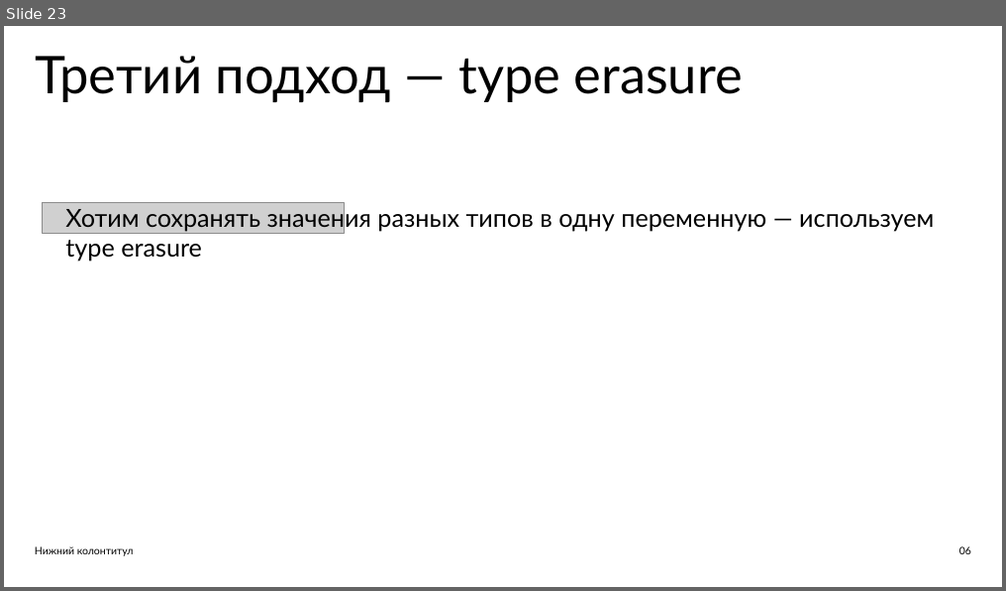
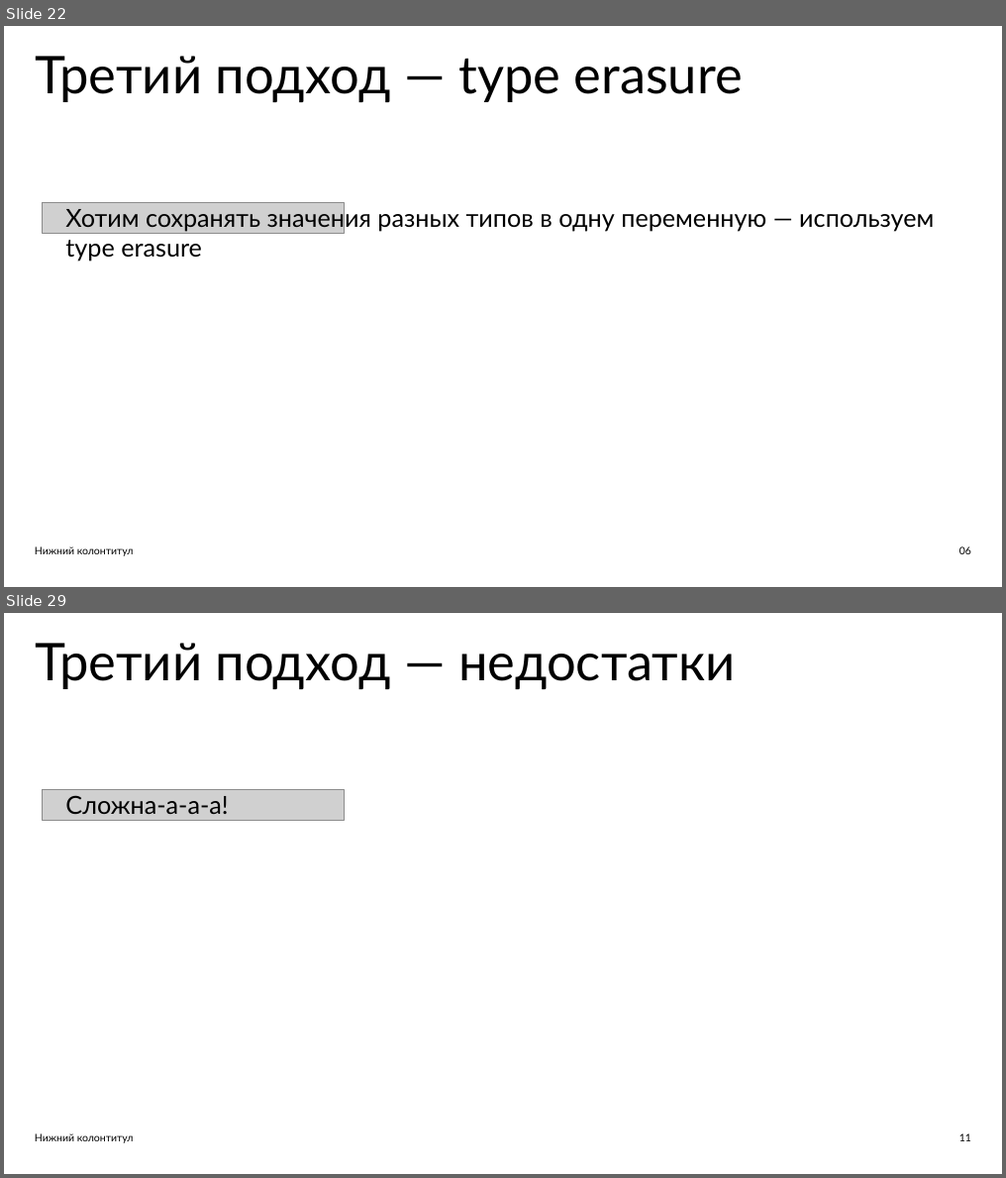
Before and after one commit to ishfb/zcc23, a slide deck: slides.pptx. Shown one above the other, each under a label of ours: slide 23 before the commit, slides 22 and 29 after it; the slides between them are not shown. The pictures are 1006x591 and 1006x1178 pixels, drawn with LibreOffice and Linux fonts; fonts in the diff are those of the drawing; grey boxes stand for pictures. Boxes give left, top, right and bottom in pixels: in the first picture for what was removed or moved away, otherwise in the second. Text is boxed around its words. In the diff, an @@ line names an element or a change of style, - is before the commit and + after.

```diff
--- a/slides.pptx
+++ b/slides.pptx
@@ slide 29 added at bbox=[4, 613, 1002, 1174], background #FFFFFF @@
@@ text added at bbox=[35, 643, 735, 689], 75 pt, text #000000 @@
+Третий подход — недостатки
@@ picture added at bbox=[42, 789, 344, 820] @@
@@ text added at bbox=[65, 795, 228, 814], 36 pt, text #000000 @@
+Сложна-а-а-а!
@@ text added at bbox=[35, 1134, 134, 1144], 15 pt, text #000000 @@
+Нижний колонтитул
@@ text added at bbox=[959, 1134, 971, 1142], 15 pt, text #000000 @@
+11
@@ what was slide 23 is now slide 22 @@
```
Also in this commit, not shown: 7 other slides added, 1 slide removed, 1 other file.
